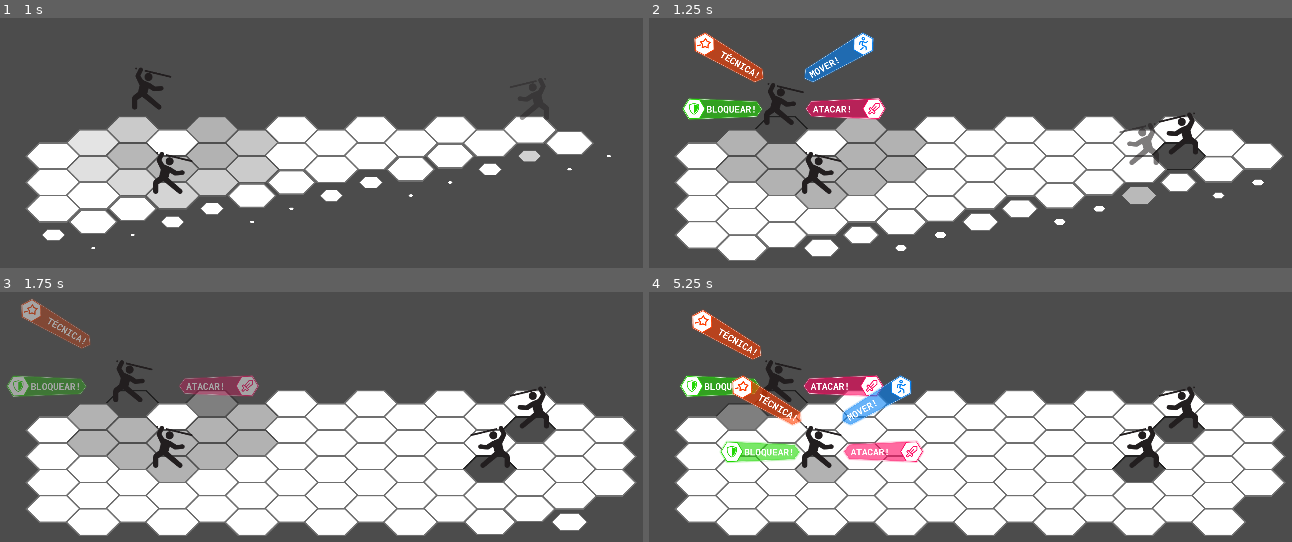
Above: before the commit, frames 1-4 (two rows, left to right).
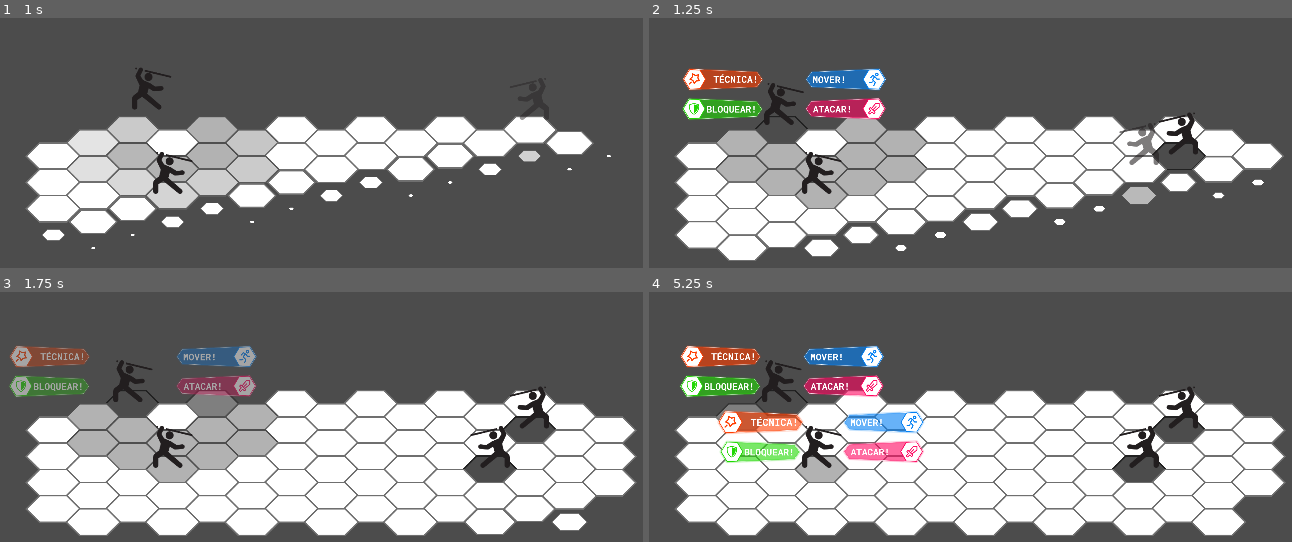
Above: after the commit, the same moments.

Repository: eduregis/hexachronos
Game: Godot game, scene res://View/Scenes/Scene1.tscn
Same seed, same stepped clock (60 frames per second), same inputs: the game is played once before the commit and once after it.
Inputs (mouse positions are in pixels of both pictures, inside the frame that each line leads up to):
- Up to frame 1 (1 s): tap Enter (ui_accept) at 0.5, 0.77 s; move the mouse to (135, 130) at 0.52 s; hold Right (ui_right) from 0.53 s (still down); click (135, 130) at 0.67 s
- Up to frame 2 (1.25 s): keep holding Right (ui_right)
- Up to frame 3 (1.75 s): move the mouse to (212, 404) at 1.27 s; release Right (ui_right) at 1.28 s; click (212, 404) at 1.42 s; tap Enter (ui_accept) at 1.52 s
- Up to frame 4 (5.25 s): move the mouse to (938, 404) at 2.02 s; hold Right (ui_right) 2.03-3.53 s; click (938, 404) at 2.17 s; tap Enter (ui_accept) at 2.75, 3.02, 3.5, 3.77, 4.25, 4.52, 5 s; move the mouse to (1021, 404) at 2.77 s; click (1021, 404) at 2.92 s; move the mouse to (1099, 404) at 3.52 s; click (1099, 404) at 3.67 s; move the mouse to (1176, 404) at 4.27 s; click (1176, 404) at 4.42 s; move the mouse to (745, 417) at 5.02 s; click (745, 417) at 5.17 s

Frame 1 is identical in both runs. In frame 2, 3.3% of the frame differs, in the area x 5-37%, y 5-30%; in frame 3, 3.2%; in frame 4, 5.6%, in the area x 4-43%, y 7-57%.

Commit message:
changing buttons positions and animations

Diff:
--- a/Controller/Components/BasicCharacter.gd
+++ b/Controller/Components/BasicCharacter.gd
@@ -14,6 +14,10 @@
 export var character_info = {}
 export var team = ""
 export var defeated = false
+var able_move = true
+var able_attack = true
+var able_block = true
+var able_skill = true
 
 # basic stats
 export var strength = 0
@@ -103,7 +107,7 @@
 func remove_buffs():
 	defense = int(vitality + (agility/2))
 
-func show_menu(move_button):
+func show_menu(move, attack, block, skill):
 	if team == "ally":
 		$Menu.visible = true
 		$Menu/MoveButton.modulate = Color(1, 1, 1, 0)
@@ -111,24 +115,20 @@
 		$Menu/DefendButton.visible = true
 		$Menu/SkillButton.visible = true
 
+		able_submenus(move, attack, block, skill)
+
 		var tween = get_node("Tween")
-		if move_button:
-			$Menu/MoveButton.visible = true
-			# Move Button Animation
-			tween.interpolate_property(
-				$Menu/MoveButton, "modulate", Color(1, 1, 1, 0) , Color(1, 1, 1, 1), 0.1,
-				Tween.TRANS_LINEAR, Tween.TRANS_LINEAR
-			)
-			var yPosition = $Menu/MoveButton.position.y
-			tween.interpolate_property(
-				$Menu/MoveButton, "position:y", yPosition - 50 , yPosition, 0.1,
-				Tween.TRANS_LINEAR, Tween.EASE_IN
-			)
-			var xPosition = $Menu/MoveButton.position.x
-			tween.interpolate_property(
-				$Menu/MoveButton, "position:x", xPosition + 100 , xPosition, 0.1,
-				Tween.TRANS_LINEAR, Tween.EASE_IN
-			)
+		$Menu/MoveButton.visible = true
+		# Move Button Animation
+		tween.interpolate_property(
+			$Menu/MoveButton, "modulate", Color(1, 1, 1, 0) , Color(1, 1, 1, 1), 0.1,
+			Tween.TRANS_LINEAR, Tween.TRANS_LINEAR
+		)
+		var xPosition = $Menu/MoveButton.position.x
+		tween.interpolate_property(
+			$Menu/MoveButton, "position:x", xPosition + 100 , xPosition, 0.1,
+			Tween.TRANS_LINEAR, Tween.EASE_IN
+		)
 		# Attack Button Animation
 		tween.interpolate_property(
 			$Menu/AttackButton, "modulate", Color(1, 1, 1, 0) , Color(1, 1, 1, 1), 0.1,
@@ -137,7 +137,7 @@
 		$Menu/AttackButton.modulate = Color(1, 1, 1, 0)
 		var xAttackPosition = $Menu/AttackButton.position.x
 		tween.interpolate_property(
-			$Menu/AttackButton, "position:x", xAttackPosition + 112 , xAttackPosition, 0.1,
+			$Menu/AttackButton, "position:x", xAttackPosition + 100 , xAttackPosition, 0.1,
 			Tween.TRANS_LINEAR, Tween.EASE_IN
 		)
 		# Defend Button Animation
@@ -148,7 +148,7 @@
 		$Menu/DefendButton.modulate = Color(1, 1, 1, 0)
 		var xDefendPosition = $Menu/DefendButton.position.x
 		tween.interpolate_property(
-			$Menu/DefendButton, "position:x", xDefendPosition - 112 , xDefendPosition, 0.1,
+			$Menu/DefendButton, "position:x", xDefendPosition - 100 , xDefendPosition, 0.1,
 			Tween.TRANS_LINEAR, Tween.EASE_IN
 		)
 		# Skill Button Animation
@@ -156,11 +156,6 @@
 		tween.interpolate_property(
 			$Menu/SkillButton, "modulate", Color(1, 1, 1, 0) , Color(1, 1, 1, 1), 0.1,
 			Tween.TRANS_LINEAR, Tween.TRANS_LINEAR
-		)
-		var ySkillPosition = $Menu/SkillButton.position.y
-		tween.interpolate_property(
-			$Menu/SkillButton, "position:y", ySkillPosition - 50 , ySkillPosition, 0.1,
-			Tween.TRANS_LINEAR, Tween.EASE_IN
 		)
 		var xSkillPosition = $Menu/SkillButton.position.x
 		tween.interpolate_property(
@@ -179,27 +174,22 @@
 	var defendPosition = $Menu/DefendButton.position
 	var ySkillPosition = $Menu/SkillButton.position.y
 	var xSkillPosition = $Menu/SkillButton.position.x
-	if $Menu/MoveButton.modulate == Color(1, 1, 1, 1):
-		# Move Button Animation
-		$MenuTween.interpolate_property(
-			$Menu/MoveButton, "modulate", Color(1, 1, 1, 1) , Color(1, 1, 1, 0), 0.1,
-			Tween.TRANS_LINEAR, Tween.TRANS_LINEAR
-		)
-		$MenuTween.interpolate_property(
-			$Menu/MoveButton, "position:y", yMovePosition , yMovePosition - 50, 0.1,
-			Tween.TRANS_LINEAR, Tween.EASE_IN
-		)
-		$MenuTween.interpolate_property(
-			$Menu/MoveButton, "position:x", xMovePosition, xMovePosition  + 100, 0.1,
-			Tween.TRANS_LINEAR, Tween.EASE_IN
-		)
+	# Move Button Animation
+	$MenuTween.interpolate_property(
+		$Menu/MoveButton, "modulate", Color(1, 1, 1, 1) , Color(1, 1, 1, 0), 0.1,
+		Tween.TRANS_LINEAR, Tween.TRANS_LINEAR
+	)
+	$MenuTween.interpolate_property(
+		$Menu/MoveButton, "position:x", xMovePosition, xMovePosition  + 100, 0.1,
+		Tween.TRANS_LINEAR, Tween.EASE_IN
+	)
 	# Attack Button Animation
 	$MenuTween.interpolate_property(
 		$Menu/AttackButton, "modulate", Color(1, 1, 1, 1) , Color(1, 1, 1, 0), 0.1,
 		Tween.TRANS_LINEAR, Tween.TRANS_LINEAR
 	)
 	$MenuTween.interpolate_property(
-		$Menu/AttackButton, "position:x", attackPosition.x, attackPosition.x + 112, 0.1,
+		$Menu/AttackButton, "position:x", attackPosition.x, attackPosition.x + 100, 0.1,
 		Tween.TRANS_LINEAR, Tween.EASE_IN
 	)
 	# Defend Button Animation
@@ -208,23 +198,25 @@
 		Tween.TRANS_LINEAR, Tween.TRANS_LINEAR
 	)
 	$MenuTween.interpolate_property(
-		$Menu/DefendButton, "position:x", defendPosition.x, defendPosition.x - 112, 0.1,
+		$Menu/DefendButton, "position:x", defendPosition.x, defendPosition.x - 100, 0.1,
 		Tween.TRANS_LINEAR, Tween.EASE_IN
 	)
 	# Skill Button Animation
 	$MenuTween.interpolate_property(
 		$Menu/SkillButton, "modulate", Color(1, 1, 1, 1) , Color(1, 1, 1, 0), 0.1,
 		Tween.TRANS_LINEAR, Tween.TRANS_LINEAR
-	)
-	$MenuTween.interpolate_property(
-		$Menu/SkillButton, "position:y", ySkillPosition , ySkillPosition - 50, 0.1,
-		Tween.TRANS_LINEAR, Tween.EASE_IN
 	)
 	$MenuTween.interpolate_property(
 		$Menu/SkillButton, "position:x", xSkillPosition, xSkillPosition  - 100, 0.1,
 		Tween.TRANS_LINEAR, Tween.EASE_IN
 	)
 	$MenuTween.start()
+
+func able_submenus(move, attack, block, skill):
+	able_move = move
+	able_attack = attack
+	able_block = block
+	able_skill = skill
 
 func take_damage(char_attack):
 	var hit_rate_final = ((85 * char_attack.hit_rate) / evasion)
@@ -300,52 +292,64 @@
 
 # Ações do menu
 func _on_MoveButtonHitBox_input_event(viewport, event, shape_idx):
-	if  event is InputEventMouseButton and event.pressed and event.button_index == BUTTON_LEFT:
-		$Menu/MoveButton/Sprite.texture = move_btn_clicked
-		dismiss_menu()
-		emit_signal("move")
+	if able_move:
+		if  event is InputEventMouseButton and event.pressed and event.button_index == BUTTON_LEFT:
+			$Menu/MoveButton/Sprite.texture = move_btn_clicked
+			dismiss_menu()
+			emit_signal("move")
 
 func _on_MoveButtonHitBox_mouse_entered():
-	$Menu/MoveButton/Sprite.scale = Vector2(0.67, 0.67)
+	if able_move:
+		$Menu/MoveButton/Sprite.scale = Vector2(0.67, 0.67)
 
 func _on_MoveButtonHitBox_mouse_exited():
-	$Menu/MoveButton/Sprite.scale = Vector2(0.63, 0.63)
+	if able_move:
+		$Menu/MoveButton/Sprite.scale = Vector2(0.63, 0.63)
 
 func _on_AttackButtonHitBox_input_event(viewport, event, shape_idx):
-	if  event is InputEventMouseButton and event.pressed and event.button_index == BUTTON_LEFT:
-		$Menu/AttackButton/Sprite.texture = attack_btn_clicked
-		dismiss_menu()
-		emit_signal("attack")
+	if able_attack:
+		if  event is InputEventMouseButton and event.pressed and event.button_index == BUTTON_LEFT:
+			$Menu/AttackButton/Sprite.texture = attack_btn_clicked
+			dismiss_menu()
+			emit_signal("attack")
 
 func _on_AttackButtonHitBox_mouse_entered():
-	$Menu/AttackButton/Sprite.scale = Vector2(0.67, 0.67)
+	if able_attack:
+		$Menu/AttackButton/Sprite.scale = Vector2(0.67, 0.67)
 
 func _on_AttackButtonHitBox_mouse_exited():
-	$Menu/AttackButton/Sprite.scale = Vector2(0.63, 0.63)
+	if able_attack:
+		$Menu/AttackButton/Sprite.scale = Vector2(0.63, 0.63)
 
 func _on_DefendButtonHitBox_input_event(viewport, event, shape_idx):
-	if  event is InputEventMouseButton and event.pressed and event.button_index == BUTTON_LEFT:
-		$Menu/DefendButton/Sprite.texture = defend_btn_clicked
-		defense = defense * 1.5
-		dismiss_menu()
-		emit_signal("defend")
+	if able_block:
+		if  event is InputEventMouseButton and event.pressed and event.button_index == BUTTON_LEFT:
+			$Menu/DefendButton/Sprite.texture = defend_btn_clicked
+			defense = defense * 1.5
+			dismiss_menu()
+			emit_signal("defend")
 
 func _on_DefendButtonHitBox_mouse_entered():
-	$Menu/DefendButton/Sprite.scale = Vector2(0.67, 0.67)
+	if able_block:
+		$Menu/DefendButton/Sprite.scale = Vector2(0.67, 0.67)
 
 func _on_DefendButtonHitBox_mouse_exited():
-	$Menu/DefendButton/Sprite.scale = Vector2(0.63, 0.63)
+	if able_block:
+		$Menu/DefendButton/Sprite.scale = Vector2(0.63, 0.63)
 
 func _on_SkillButtonHitBox_input_event(viewport, event, shape_idx):
-	if event is InputEventMouseButton and event.pressed and event.button_index == BUTTON_LEFT:
-		dismiss_menu()
-		show_skill_menu()
+	if able_skill:
+		if event is InputEventMouseButton and event.pressed and event.button_index == BUTTON_LEFT:
+			dismiss_menu()
+			show_skill_menu()
 
 func _on_SkillButtonHitBox_mouse_entered():
-	$Menu/SkillButton/Sprite.scale = Vector2(0.67, 0.67)
+	if able_skill:
+		$Menu/SkillButton/Sprite.scale = Vector2(0.67, 0.67)
 
 func _on_SkillButtonHitBox_mouse_exited():
-	$Menu/SkillButton/Sprite.scale = Vector2(0.63, 0.63)
+	if able_skill:
+		$Menu/SkillButton/Sprite.scale = Vector2(0.63, 0.63)
 
 # Menu de técnicas
 func show_skill_menu():
--- a/Controller/Scenes/BasicScene.gd
+++ b/Controller/Scenes/BasicScene.gd
@@ -70,7 +70,7 @@
 			turn_stage = "attack menu"
 			clean_paths()
 			yield(get_tree().create_timer(1.0), "timeout")
-			characters[turn_order_index].show_menu(false)
+			characters[turn_order_index].show_menu(false, true, true, true)
 			post_move_inserts()
 		"attack menu":
 			turn_stage = "attack"
@@ -127,7 +127,7 @@
 		turn_stage = "menu"
 		yield(get_tree().create_timer(1.0), "timeout")
 		characters[turn_order_index].remove_buffs()
-		characters[turn_order_index].show_menu(true)
+		characters[turn_order_index].show_menu(true, true, true, true)
 
 func command_character_to(tile_index, tile_position):
 	print(tile_index)
@@ -399,7 +399,7 @@
 func start_combat():
 	is_combat = true
 	yield(get_tree().create_timer(1.0), "timeout")
-	characters[turn_order_index].show_menu(true)
+	characters[turn_order_index].show_menu(true, true, true, true)
 
 func end_combat():
 	pass
--- a/View/Components/Character.tscn
+++ b/View/Components/Character.tscn
@@ -42,11 +42,10 @@
 z_index = 99
 
 [node name="MoveButton" type="Node2D" parent="Menu"]
-position = Vector2( 112.21, -142.578 )
+position = Vector2( 128.21, -94.578 )
 
 [node name="Sprite" type="Sprite" parent="Menu/MoveButton"]
 position = Vector2( 13.7944, -13.6443 )
-rotation = -0.523599
 scale = Vector2( 0.630244, 0.630244 )
 texture = ExtResource( 5 )
 
@@ -56,7 +55,7 @@
 
 [node name="HitBox" type="CollisionPolygon2D" parent="Menu/MoveButton/MoveButtonHitBox"]
 position = Vector2( -1.00113, 0.33371 )
-polygon = PoolVector2Array( 68.3881, -72.741, 92.7558, -59.4977, 91.6963, -31.157, -44.9744, 40.0919, -63.515, 32.1459, -61.6609, 10.9566 )
+polygon = PoolVector2Array( 90.9338, -38.1965, 105.589, -13.5779, 90.7354, 10.0209, -64.4331, 3.07597, -75.9418, -13.9886, -63.6394, -30.8547 )
 
 [node name="AttackButton" type="Node2D" parent="Menu"]
 position = Vector2( 141.128, -40.694 )
@@ -86,11 +85,10 @@
 polygon = PoolVector2Array( 78.1831, -16.9344, 90.287, -0.465065, 78.9768, 16.5995, -75.9932, 23.1475, -90.6767, -0.861916, -75.5964, -24.2761 )
 
 [node name="SkillButton" type="Node2D" parent="Menu"]
-position = Vector2( -112.21, -142.578 )
+position = Vector2( -126.248, -94.6373 )
 
 [node name="Sprite" type="Sprite" parent="Menu/SkillButton"]
 position = Vector2( -13.8421, -13.5324 )
-rotation = 0.523599
 scale = Vector2( 0.63, 0.63 )
 texture = ExtResource( 7 )
 
@@ -98,7 +96,7 @@
 input_pickable = true
 
 [node name="HitBox" type="CollisionPolygon2D" parent="Menu/SkillButton/SkillButtonHitBox"]
-polygon = PoolVector2Array( 62.1725, 11.1239, 64.5578, 31.3282, 46.0371, 40.3079, -91.3192, -30.9417, -92.582, -59.2838, -67.7475, -72.1921 )
+polygon = PoolVector2Array( 64.7297, -30.0987, 76.6486, -13.4121, 64.9945, 3.53931, -89.4222, 9.89609, -104.52, -13.677, -89.1573, -36.9852 )
 
 [node name="MenuTween" type="Tween" parent="."]
 
